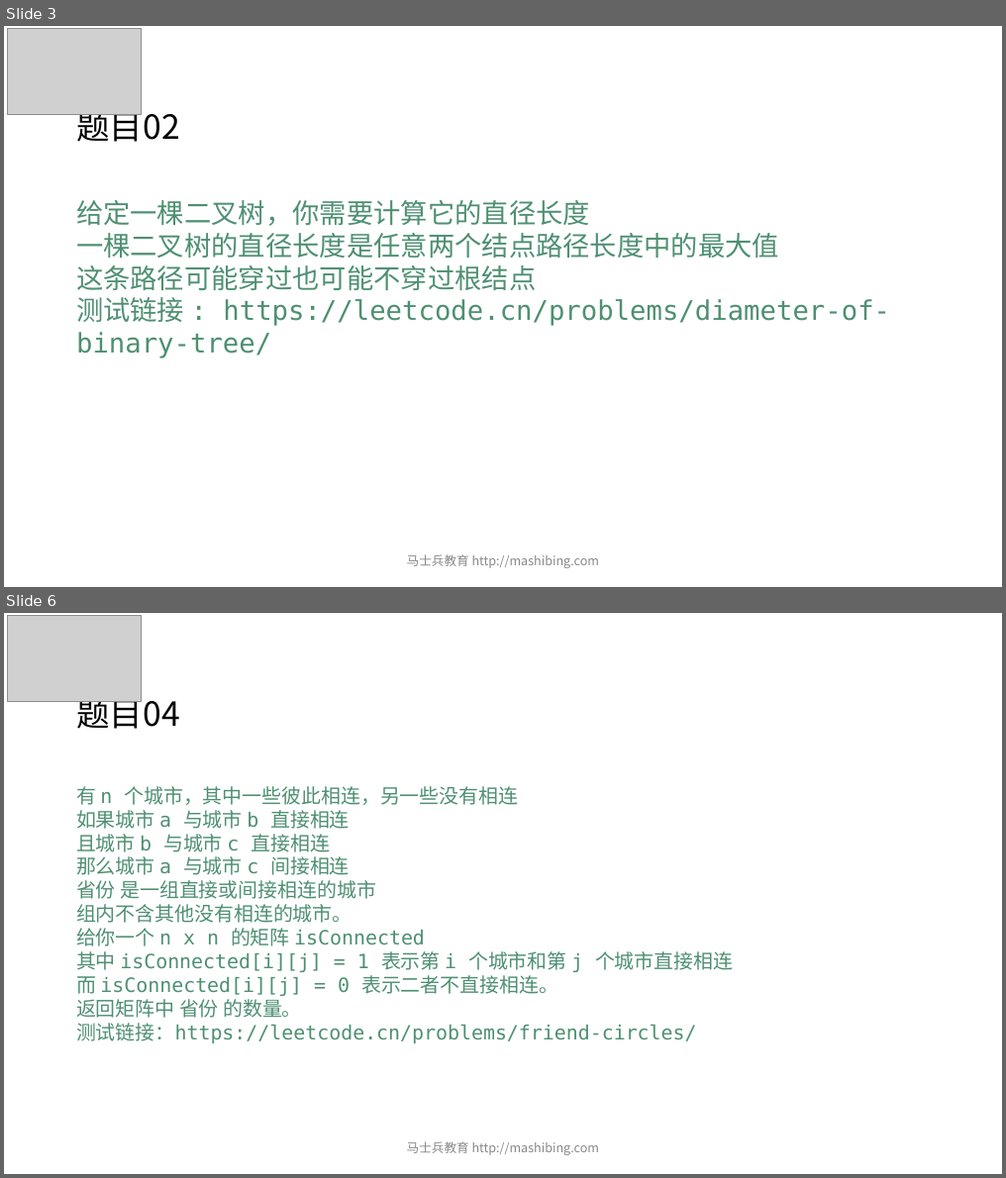
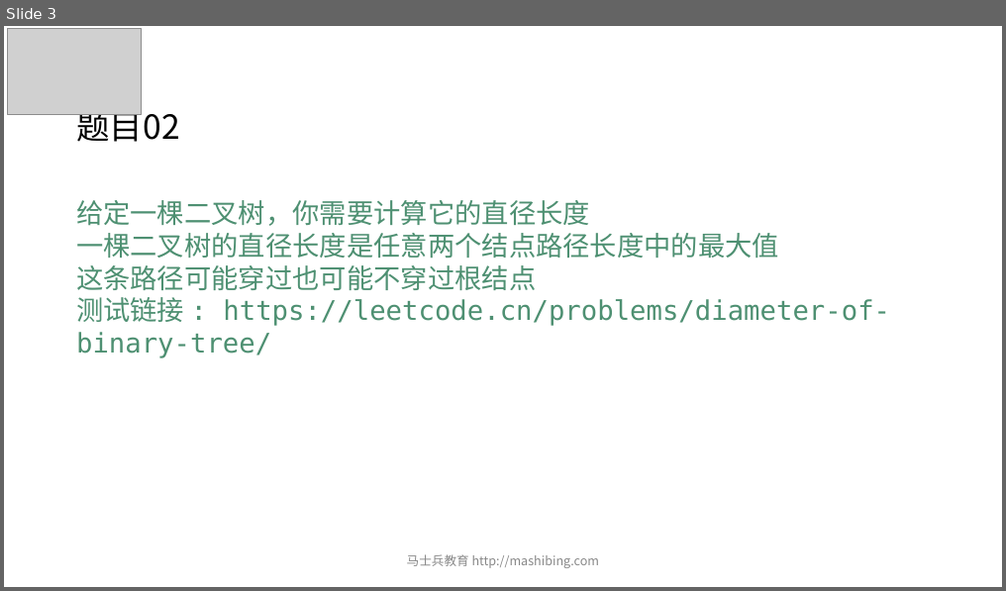
Before and after one commit to wblksheep/algorithm-zuo-msb-code, a slide deck: MCA算法突击课/第03期/ppt/powerpoint/第04节.pptx. Shown one above the other, each under a label of ours: slides 3 and 6 before the commit, slide 3 after it; the slides between them are not shown. The pictures are 1006x1178 and 1006x591 pixels, drawn with LibreOffice and Linux fonts; fonts in the diff are those of the drawing; grey boxes stand for pictures. Boxes give left, top, right and bottom in pixels: in the first picture for what was removed or moved away, otherwise in the second. Text is boxed around its words. In the diff, an @@ line names an element or a change of style, - is before the commit and + after.

```diff
--- a/MCA算法突击课/第03期/ppt/powerpoint/第04节.pptx
+++ b/MCA算法突击课/第03期/ppt/powerpoint/第04节.pptx
@@ slide 6 removed at [4, 613, 1002, 1174], background #FFFFFF @@
@@ picture removed at [8, 616, 142, 701] @@
@@ title removed at [76, 692, 180, 729] @@
-题目04
@@ text removed at [76, 786, 733, 1044] @@
-有 n 个城市，其中一些彼此相连，另一些没有相连
-如果城市 a 与城市 b 直接相连
-且城市 b 与城市 c 直接相连
-那么城市 a 与城市 c 间接相连
-省份 是一组直接或间接相连的城市
-组内不含其他没有相连的城市。
-给你一个 n x n 的矩阵 isConnected
-其中 isConnected[i][j] = 1 表示第 i 个城市和第 j 个城市直接相连
-而 isConnected[i][j] = 0 表示二者不直接相连。
-返回矩阵中 省份 的数量。
-测试链接：https://leetcode.cn/problems/friend-circles/
@@ text removed at [407, 1142, 599, 1156] @@
-马士兵教育 http://mashibing.com
```
Also in this commit, not shown: 3 slides changed, 3 other slides removed, 10 other files.
